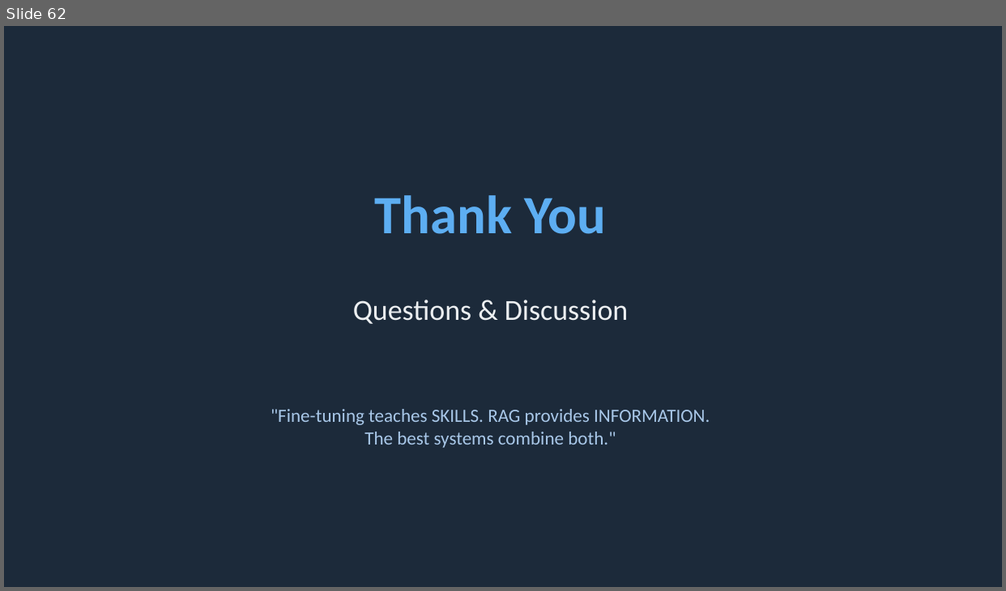
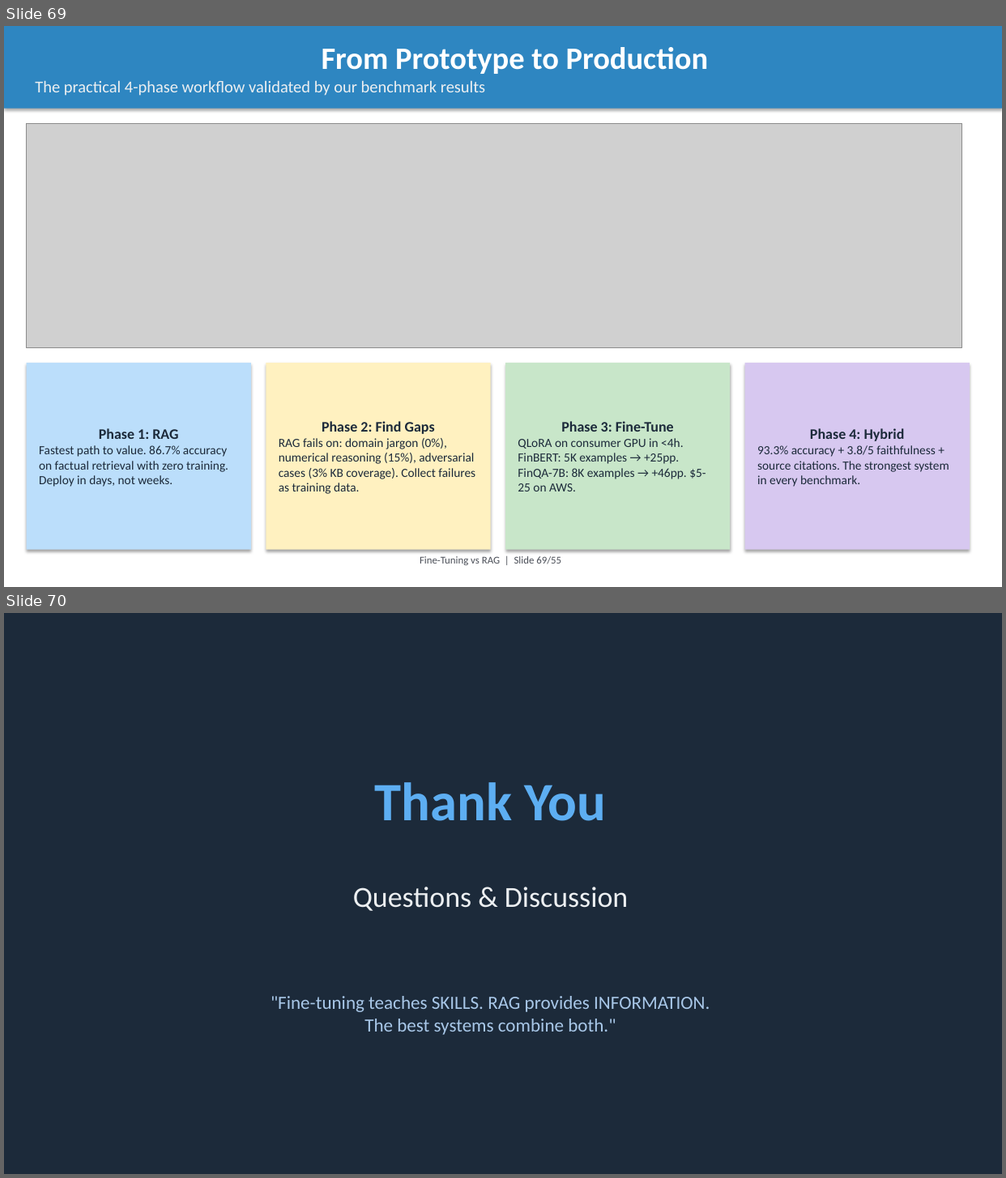
Before and after one commit to intelliswarm-ai/finetune-vs-rag, a slide deck: presentation.pptx. Shown one above the other, each under a label of ours: slide 62 before the commit, slides 69 and 70 after it. The pictures are 1006x591 and 1006x1178 pixels, drawn with LibreOffice and Linux fonts; fonts in the diff are those of the drawing; grey boxes stand for pictures. Boxes give left, top, right and bottom in pixels: in the first picture for what was removed or moved away, otherwise in the second. Text is boxed around its words. In the diff, an @@ line names an element or a change of style, - is before the commit and + after.

```diff
--- a/presentation.pptx
+++ b/presentation.pptx
@@ slide 69 added at (4, 26, 1002, 587), background #FFFFFF @@
@@ rectangle added at (4, 26, 1002, 109), fill #2E86C1, 16 pt, text #ECEFF1 @@
+From Prototype to Production
+The practical 4-phase workflow validated by our benchmark results
@@ picture added at (27, 123, 962, 348) @@
@@ rectangle added at (27, 363, 251, 550), fill #BBDEFB, 12 pt, text #1C2A3A @@
+Phase 1: RAG
+Fastest path to value. 86.7% accuracy on factual retrieval with zero training. Deploy in days, not weeks.
@@ rectangle added at (266, 363, 491, 550), fill #FFF1C0, 12 pt, text #1C2A3A @@
+Phase 2: Find Gaps
+RAG fails on: domain jargon (0%), numerical reasoning (15%), adversarial cases (3% KB coverage). Collect failures as training data.
@@ rectangle added at (505, 363, 731, 550), fill #C8E6C9, 12 pt, text #1C2A3A @@
+Phase 3: Fine-Tune
+QLoRA on consumer GPU in <4h. FinBERT: 5K examples → +25pp. FinQA-7B: 8K examples → +46pp. $5-25 on AWS.
@@ rectangle added at (745, 363, 970, 550), fill #D7C8F0, 12 pt, text #1C2A3A @@
+Phase 4: Hybrid
+93.3% accuracy + 3.8/5 faithfulness + source citations. The strongest system in every benchmark.
@@ text added at (420, 557, 561, 565), 10 pt, text #4A4E57 @@
+Fine-Tuning vs RAG | Slide 69/55
@@ what was slide 62 is now slide 70 @@
```
Also in this commit, not shown: 7 other slides added, 13 other files.
